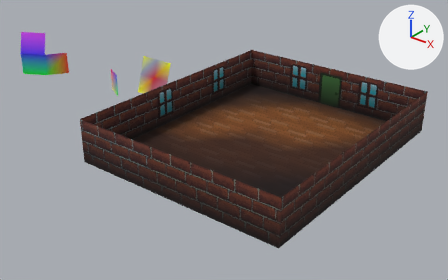
The Blender file assets/raw/level.blend as it was, and as the next commit left it.
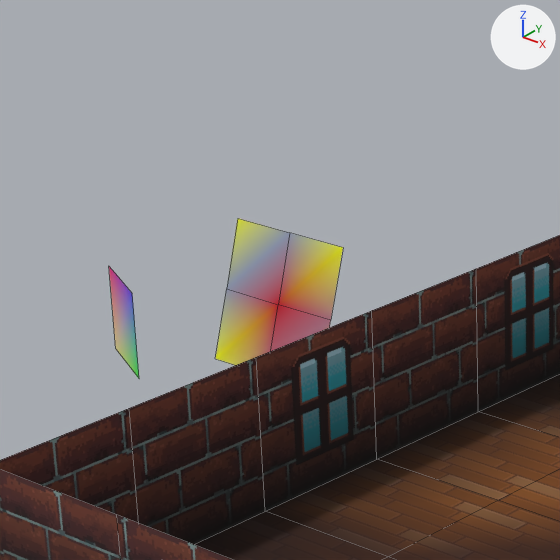
Each version appears first whole from a 50 mm camera at (3676.0, -6055.0, 3183.0) aimed at (-711.0, -571.0, -216.0), and next in a close-up on the part from 18% to 51% of the width and 0% to 51% of the height. Arrows for +X, +Y and +Z are at upper right; the lights stay in place. The close-ups show mesh edges as thin lines.

Objects in the first close-up: 'Floor', 'Floor.001', 'VertexColoredPlane', 'Wall.002', 'Wall.006', 'Wall.007', 'Wall.009', 'Wall.010', 'Window', 'Window.001'.
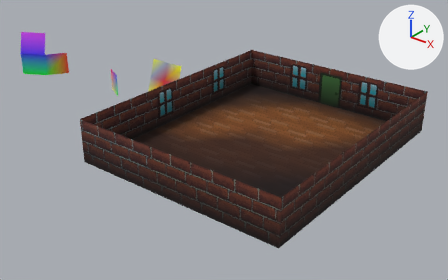
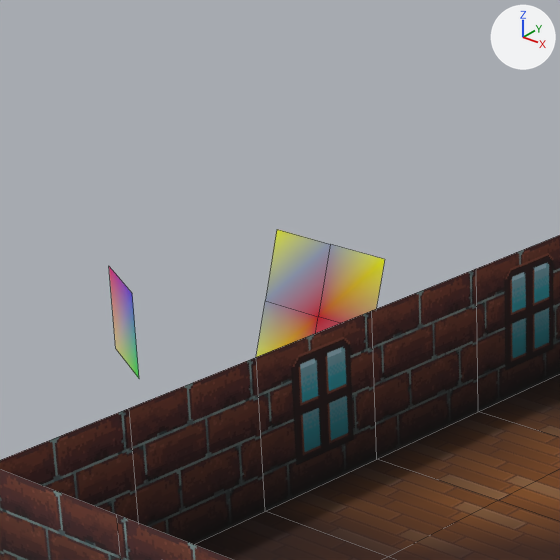
The change in detail:
Object 'Floor.001' (ob_floor_001) moves from (-2633.0, 672.0, 0.0) to (-2438.0, 672.0, 0.0).

Location of each change, (x1, y1, x2, y2) in pixels of the close-ups (560 x 560 px):
'Floor.001', moved
    before: (215, 219, 343, 365)
    after: (256, 229, 385, 357)
